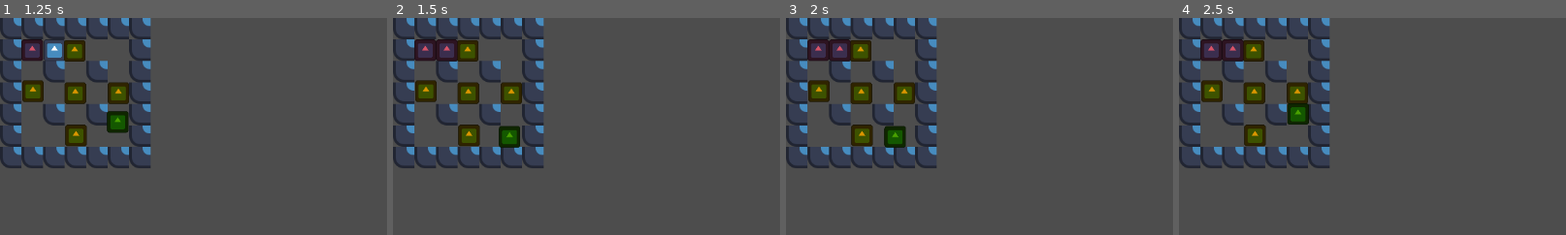
Above: before the commit, frames 1-4 (left to right).
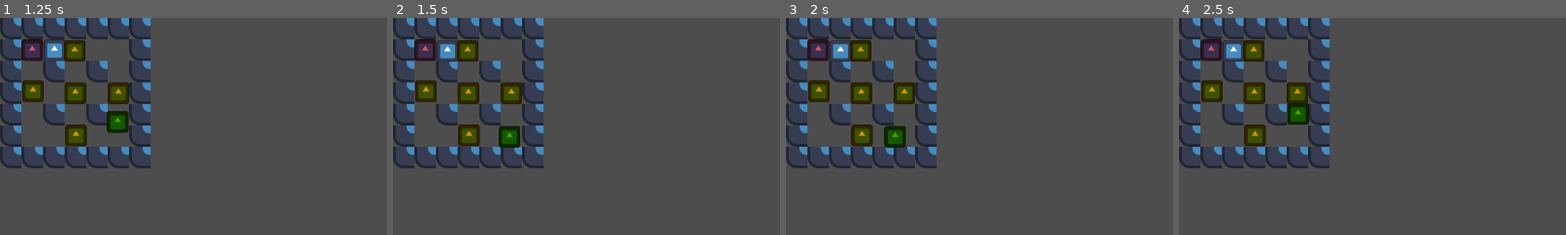
Above: after the commit, the same moments.

Repository: Overkane/bomberman
Game: Godot game, scene res://scenes/levels/level1_1/level1_1.tscn
Two runs of this game, one before a commit and one after it. Both use one fixed random seed, a clock stepped at 60 frames per second and the inputs below. The engine's default icon, where the game draws it, is replaced by a stand-in: a white triangle on a blue panel in a dark square.
Inputs:
- Up to frame 1 (1.25 s): tap Enter at 0.5 s; hold D (move_right) from 0.53 s (still down); hold J (place_bomb) from 0.53 s (still down)
- Up to frame 2 (1.5 s): tap Space at 1.25 s; release D (move_right) at 1.28 s; release J (place_bomb) at 1.28 s; hold S (move_down) from 1.28 s (still down); tap J (place_bomb) at 1.35 s
- Up to frame 3 (2 s): keep holding S (move_down)
- Up to frame 4 (2.5 s): release S (move_down) at 2.03 s; hold D (move_right) from 2.03 s (still down); hold J (place_bomb) from 2.03 s (still down)
The pictures show only the part of the screen within x 0-50%, y 0-50%; the shares and areas given below are measured in that part.

Frame 1 is identical in both runs. In frame 2, 0.5% of the frame differs, in the area x 11-17%, y 9-20%; in frame 3, 0.5%; in frame 4, 0.5%.

Commit message:
Added system for bonuses, which can drop from boxes

Diff:
--- a/project.godot
+++ b/project.godot
@@ -19,6 +19,16 @@
 [editor_plugins]
 
 enabled=PackedStringArray("res://addons/AsepriteWizard/plugin.cfg")
+
+[file_customization]
+
+folder_colors={
+"res://resources/": "green"
+}
+
+[global_group]
+
+destructible_boxes=""
 
 [input]
 
@@ -59,6 +69,7 @@
 2d_physics/layer_3="explodable"
 2d_physics/layer_4="not_explosion_penetrable"
 2d_physics/layer_5="enemy"
+2d_physics/layer_6="bonus_pickup"
 2d_physics/layer_10="bomb_for_player"
 2d_physics/layer_11="bomb_for_enemies"
 2d_physics/layer_15="box_for_player"
--- /dev/null
+++ b/resources/bonus_pickups/bonus_pickup_base.gd
@@ -0,0 +1,5 @@
+class_name BonusPickupsBase
+extends Resource
+
+@export var icon: Texture2D
+@export var bonus_type: BonusHandler.BonusType
--- /dev/null
+++ b/resources/bonus_pickups/max_bombs.tres
@@ -0,0 +1,9 @@
+[gd_resource type="Resource" script_class="BonusPickupsBase" load_steps=3 format=3 uid="uid://b3hpj6e4snkey"]
+
+[ext_resource type="Script" uid="uid://d35sigrsgdcd7" path="res://resources/bonus_pickups/bonus_pickup_base.gd" id="1_1ybs1"]
+[ext_resource type="Texture2D" uid="uid://djsb6x80t66ij" path="res://icon.svg" id="1_rorgl"]
+
+[resource]
+script = ExtResource("1_1ybs1")
+icon = ExtResource("1_rorgl")
+metadata/_custom_type_script = "uid://d35sigrsgdcd7"
--- a/scenes/bomb/bomb.gd
+++ b/scenes/bomb/bomb.gd
@@ -1,5 +1,7 @@
 class_name Bomb
 extends CharacterBody2D
+
+signal exploded
 
 const BOMB_EXPLOSION := preload("uid://ch58jhxoq461i")
 
@@ -22,7 +24,9 @@
 func explode() -> void:
 	if not is_exploded:
 		is_exploded = true
-		_on_fuse_timeout.call_deferred()
+		exploded.emit()
+		_spawn_crest_explosion(2)
+		queue_free()
 
 
 func _spawn_crest_explosion(radius: int) -> void:
@@ -75,5 +79,4 @@
 		_set_bomb_collision_for_player(true)
 
 func _on_fuse_timeout() -> void:
-	_spawn_crest_explosion(2)
-	queue_free()
+	explode()
--- /dev/null
+++ b/scenes/bonus_pickup.gd
@@ -0,0 +1,14 @@
+class_name BonusPickup
+extends Area2D
+
+var icon: Texture2D
+var bonus_type: BonusHandler.BonusType
+
+
+func _ready() -> void:
+	body_entered.connect(_on_body_entered)
+
+
+func _on_body_entered(body: Node):
+	BonusHandler.apply_bonus(body, bonus_type)
+	queue_free()
--- /dev/null
+++ b/scenes/bonus_pickup.tscn
@@ -0,0 +1,20 @@
+[gd_scene load_steps=4 format=3 uid="uid://dri4l3tofa24c"]
+
+[ext_resource type="Script" uid="uid://v7ywnkr1wegc" path="res://scenes/bonus_pickup.gd" id="1_1d5qg"]
+[ext_resource type="Texture2D" uid="uid://djsb6x80t66ij" path="res://icon.svg" id="2_tj3im"]
+
+[sub_resource type="RectangleShape2D" id="RectangleShape2D_tjraq"]
+size = Vector2(18, 18)
+
+[node name="BonusPickup" type="Area2D"]
+collision_layer = 32
+collision_mask = 2
+script = ExtResource("1_1d5qg")
+
+[node name="Sprite2D" type="Sprite2D" parent="."]
+self_modulate = Color(0.608, 0.16000003, 1, 1)
+scale = Vector2(0.15, 0.15)
+texture = ExtResource("2_tj3im")
+
+[node name="CollisionShape2D" type="CollisionShape2D" parent="."]
+shape = SubResource("RectangleShape2D_tjraq")
--- a/scenes/destructible_box/destructible_box.gd
+++ b/scenes/destructible_box/destructible_box.gd
@@ -1,5 +1,9 @@
 class_name DestructibleBox
 extends CharacterBody2D
 
+signal exploded
+
+
 func explode() -> void:
+	exploded.emit()
 	queue_free()
--- a/scenes/destructible_box/destructible_box.tscn
+++ b/scenes/destructible_box/destructible_box.tscn
@@ -7,7 +7,7 @@
 radius = 16.0
 height = 32.0
 
-[node name="DestructibleBox" type="CharacterBody2D"]
+[node name="DestructibleBox" type="CharacterBody2D" groups=["destructible_boxes"]]
 collision_layer = 49164
 collision_mask = 18
 script = ExtResource("1_ky4wp")
--- a/scenes/levels/level1_1/level1_1.tscn
+++ b/scenes/levels/level1_1/level1_1.tscn
@@ -1,8 +1,11 @@
-[gd_scene load_steps=7 format=4 uid="uid://bst1tonp0snoa"]
+[gd_scene load_steps=10 format=4 uid="uid://bst1tonp0snoa"]
 
+[ext_resource type="Script" uid="uid://bolf81s5tn47n" path="res://scenes/levels/level1_1/level_1_1.gd" id="1_8kgdu"]
 [ext_resource type="Texture2D" uid="uid://djsb6x80t66ij" path="res://icon.svg" id="1_lfnj2"]
 [ext_resource type="PackedScene" uid="uid://ckogy8ldbtbum" path="res://scenes/player/player.tscn" id="1_uf52y"]
 [ext_resource type="PackedScene" uid="uid://wcn0q7u74g13" path="res://scenes/destructible_box/destructible_box.tscn" id="2_2qwhw"]
+[ext_resource type="Script" uid="uid://d35sigrsgdcd7" path="res://resources/bonus_pickups/bonus_pickup_base.gd" id="2_07hgr"]
+[ext_resource type="Resource" uid="uid://b3hpj6e4snkey" path="res://resources/bonus_pickups/max_bombs.tres" id="3_nnx1k"]
 [ext_resource type="PackedScene" uid="uid://42rwl8dniftt" path="res://scenes/enemies/fool/fool.tscn" id="4_3wyua"]
 
 [sub_resource type="TileSetAtlasSource" id="TileSetAtlasSource_3wyua"]
@@ -82,6 +85,8 @@
 sources/0 = SubResource("TileSetAtlasSource_3wyua")
 
 [node name="Level11" type="Node2D"]
+script = ExtResource("1_8kgdu")
+drop_table = Array[ExtResource("2_07hgr")]([ExtResource("3_nnx1k"), ExtResource("3_nnx1k")])
 
 [node name="TileMapLayer" type="TileMapLayer" parent="."]
 tile_map_data = PackedByteArray("AAAAAAAAAAAAAAMAAAABAAAAAAAAAAMAAAACAAAAAAAAAAMAAAADAAAAAAAAAAMAAAAEAAAAAAAAAAMAAAAFAA …(368 unchanged characters)…
--- /dev/null
+++ b/scenes/levels/level1_1/level_1_1.gd
@@ -0,0 +1,27 @@
+extends Node2D
+
+const BONUS_PICKUP_SCENE = preload("uid://dri4l3tofa24c")
+
+@export var drop_table: Array[BonusPickupsBase] = []
+
+
+func _ready() -> void:
+	var destructible_boxes: Array = get_tree().get_nodes_in_group(&"destructible_boxes")
+
+	# Check if need to fill drop table with null values for empty drops.
+	if drop_table.size() < destructible_boxes.size():
+		var empty_slots: int = destructible_boxes.size() - drop_table.size()
+		for i in range(empty_slots):
+			drop_table.append(null)
+
+	for destructible_box: DestructibleBox in destructible_boxes:
+		destructible_box.exploded.connect(func():
+			drop_table.shuffle()
+			var bonus: BonusPickupsBase = drop_table.pop_back()
+			if bonus != null:
+				var bonus_pickup: BonusPickup = BONUS_PICKUP_SCENE.instantiate()
+				bonus_pickup.global_position = destructible_box.global_position
+				bonus_pickup.icon = bonus.icon
+				bonus_pickup.bonus_type = bonus.bonus_type
+				get_tree().root.add_child(bonus_pickup)
+		)
--- a/scenes/player/player.gd
+++ b/scenes/player/player.gd
@@ -2,7 +2,14 @@
 extends CharacterBody2D
 
 const BASE_SPEED := 150.0
+const BASE_MAX_BOMBS := 1
 const BOMB_SCENE := preload("uid://bpo5y5pvhbibe")
+
+
+var _max_bombs: int:
+	get():
+		return BASE_MAX_BOMBS + BonusHandler.get_bonus(self, BonusHandler.BonusType.BOMB_COUNT)
+var _current_bombs: int = 0
 
 
 func _physics_process(_delta: float) -> void:
@@ -11,8 +18,11 @@
 	move_and_slide()
 
 func _input(event) -> void:
-	if event.is_action_pressed(&"place_bomb"):
+	if event.is_action_pressed(&"place_bomb") and _current_bombs < _max_bombs:
+		_current_bombs += 1
+		# TODO can't place several bombs in one place
 		var bomb: Bomb = BOMB_SCENE.instantiate()
+		bomb.exploded.connect(func(): _current_bombs -= 1)
 		# Bomb shoulbe be placed only in the center of each tile, which will be the half of tile size.
 		# To exclude position between tiles, need to check if one of coords can be divided by tile size.
 		# If it is, then need to add offset to the closest tile center.
--- a/scenes/player/player.tscn
+++ b/scenes/player/player.tscn
@@ -8,7 +8,7 @@
 
 [node name="Player" type="CharacterBody2D"]
 collision_layer = 6
-collision_mask = 16897
+collision_mask = 16929
 script = ExtResource("1_dovo2")
 
 [node name="Sprite2D" type="Sprite2D" parent="."]
--- /dev/null
+++ b/scripts/bonus_handler.gd
@@ -0,0 +1,53 @@
+class_name BonusHandler
+extends Node
+
+enum BonusType {
+	BOMB_COUNT,
+}
+
+enum BonusCalculationType {
+	NONE,
+	ADDITIVE,
+}
+
+static var _bonus_map: Dictionary[Node, Array] = {}
+static var _bonus_calculation_type: Dictionary[BonusType, BonusCalculationType] = {
+	BonusType.BOMB_COUNT: BonusCalculationType.ADDITIVE,
+}
+
+
+static func apply_bonus(entity: Node, bonus_type: BonusType, is_permanent: bool = false) -> void:
+	var bonus = Bonus.new()
+	bonus.type = bonus_type
+	bonus.is_permanent = is_permanent
+
+	if not _bonus_map.has(entity):
+		_bonus_map[entity] = []
+	_bonus_map[entity].append(bonus)
+
+static func get_bonus(entity: Node, bonus_type: BonusType) -> Variant:
+	if not _bonus_map.has(entity):
+		return 0
+
+	var calculation_type: BonusCalculationType = _bonus_calculation_type.get(bonus_type)
+
+	if calculation_type == BonusCalculationType.ADDITIVE:
+		var count: int = 0
+		for bonus in _bonus_map[entity]:
+			if bonus.type == bonus_type:
+				count += 1
+		return count
+	elif calculation_type == BonusCalculationType.NONE:
+		for bonus in _bonus_map[entity]:
+			if bonus.type == bonus_type:
+				return bonus
+	else:
+		assert(false, "Unknown bonus calculation type: %s" % str(calculation_type))
+		return null
+
+	return null
+
+
+class Bonus:
+	var type: BonusType
+	var is_permanent: bool
--- a/scripts/globals.gd
+++ b/scripts/globals.gd
@@ -7,6 +7,7 @@
 	EXPLODABLE = 3,
 	NOT_EXPLOSION_PENETRABLE = 4,
 	ENEMY = 5,
+	BONUS_PICKUP = 6,
 	BOMB_FOR_PLAYER = 10,
 	BOMB_FOR_ENEMIES = 11,
 	BOX_FOR_PLAYER = 15,
Not shown, added: resources/bonus_pickups/bonus_pickup_base.gd.uid
Not shown, added: scenes/bonus_pickup.gd.uid
Not shown, added: scenes/levels/level1_1/level_1_1.gd.uid
Not shown, added: scripts/bonus_handler.gd.uid
